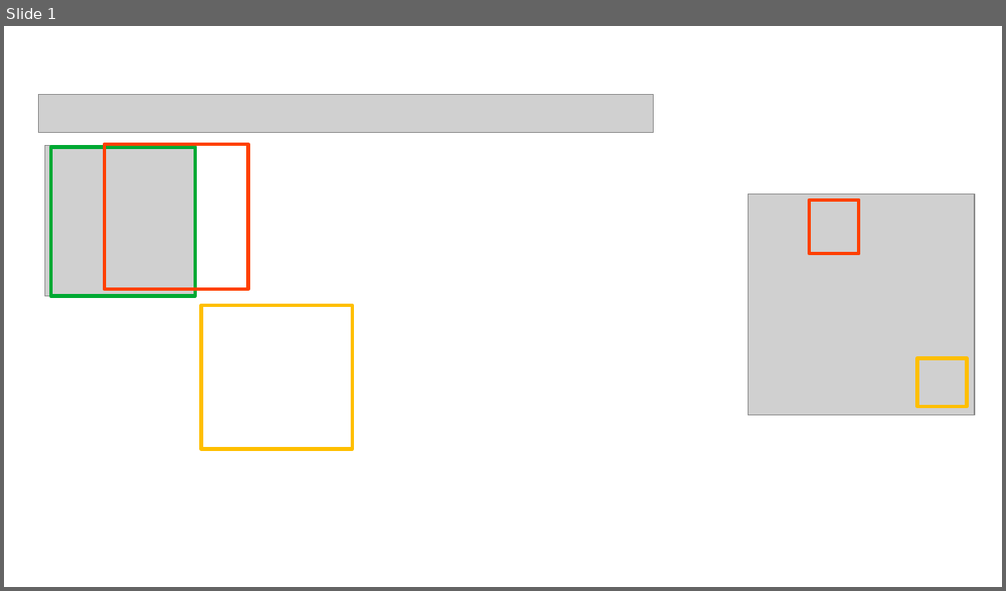
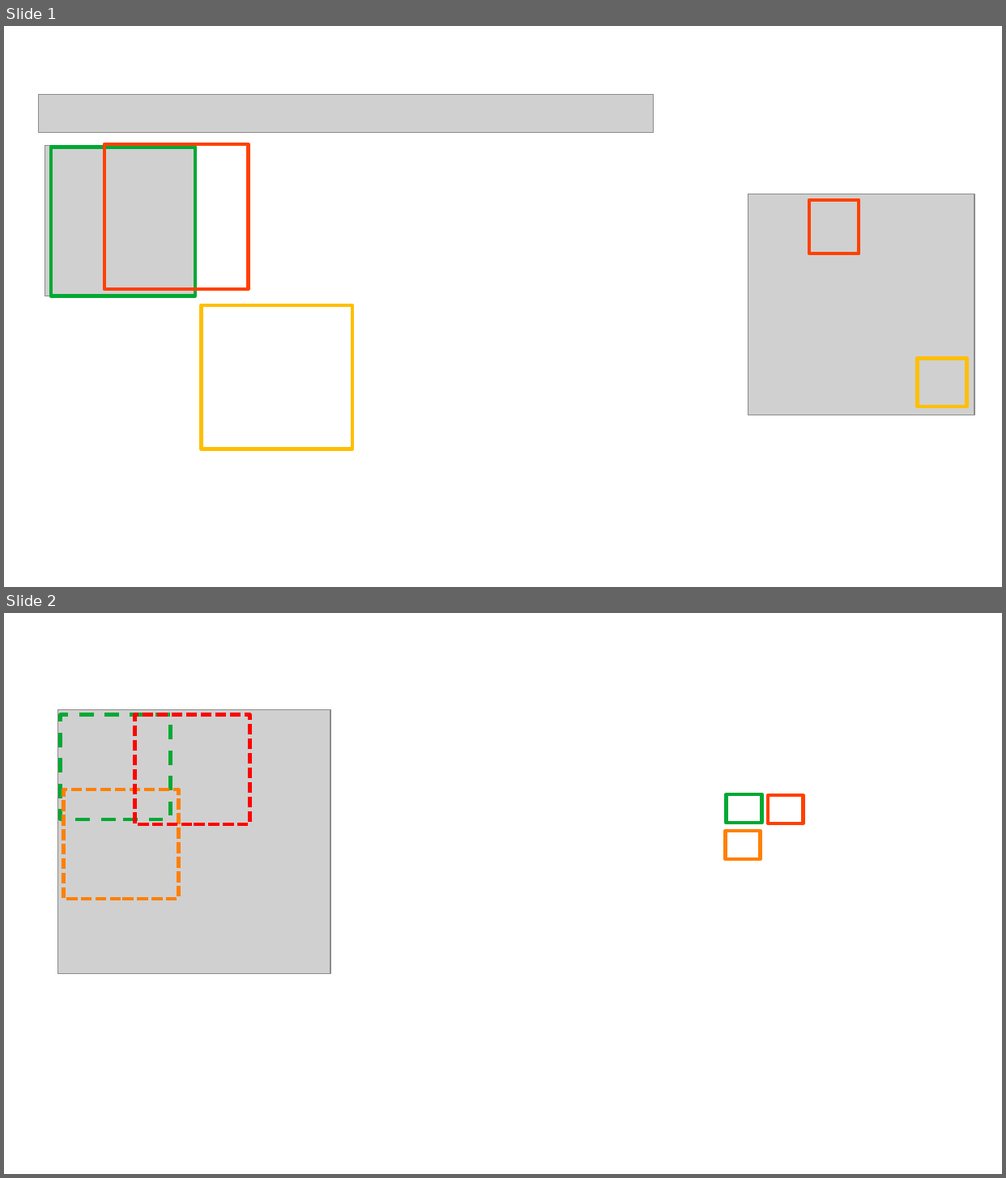
Before and after one commit to mauvaisetroupe/deep-learning-specialization-coursera, a slide deck: c4-convolutional-neural-netowrks/reorganized-demo.odp. Shown one above the other, each under a label of ours: slide 1 before the commit, slides 1 and 2 after it. The pictures are 1006x591 and 1006x1178 pixels, drawn with LibreOffice and Linux fonts; fonts in the diff are those of the drawing; grey boxes stand for pictures; background and template pictures are left out. Boxes give left, top, right and bottom in pixels: in the first picture for what was removed or moved away, otherwise in the second. Text is boxed around its words. In the diff, an @@ line names an element or a change of style, - is before the commit and + after.

```diff
--- a/c4-convolutional-neural-netowrks/reorganized-demo.odp
+++ b/c4-convolutional-neural-netowrks/reorganized-demo.odp
@@ slide 2 added at [4,613,1002,1174], background picture (left out) @@
@@ picture added at [57,710,330,974] @@
@@ rectangle added at [60,715,171,820], outline #00A933 2.89 pt dashed @@
@@ rectangle added at [135,715,250,825], outline #FF0000 2.89 pt dashed @@
@@ rectangle added at [64,790,179,899], outline #FF8000 2.89 pt dashed @@
@@ rectangle added at [727,795,763,823], outline #00A933 2.89 pt @@
@@ rectangle added at [769,795,803,823], outline #FF4000 2.89 pt @@
@@ rectangle added at [726,831,761,859], outline #FF8000 2.89 pt @@
```
Also in this commit, not shown: 2 other files.
